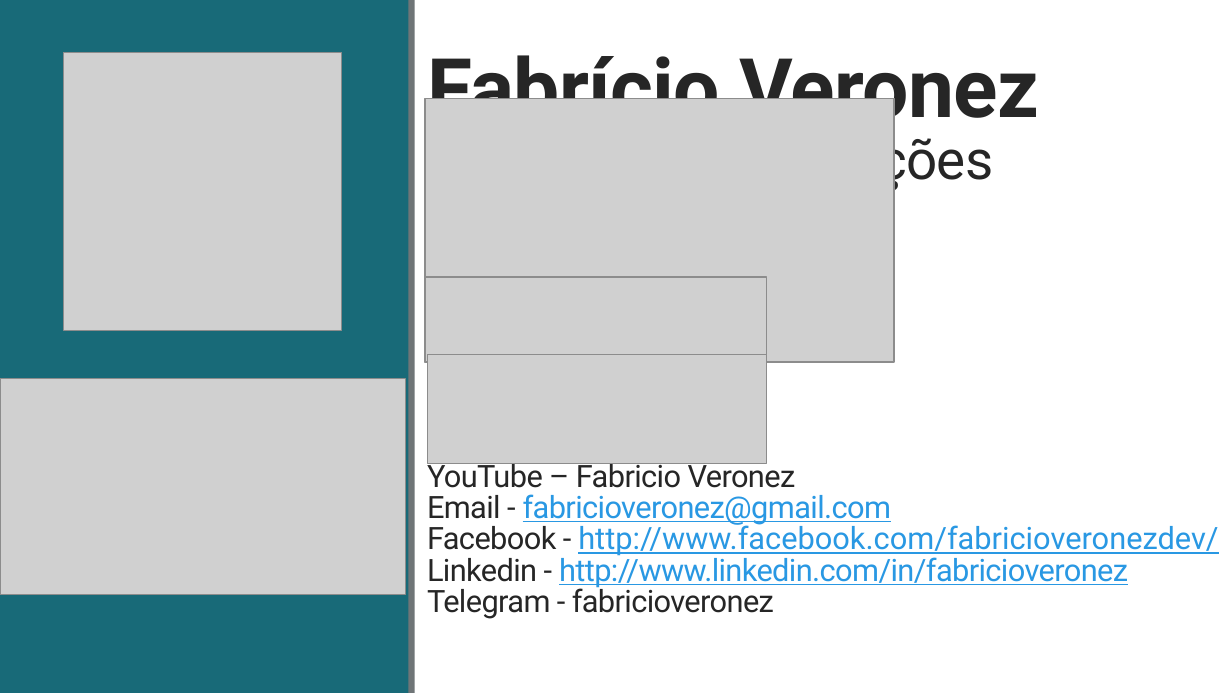
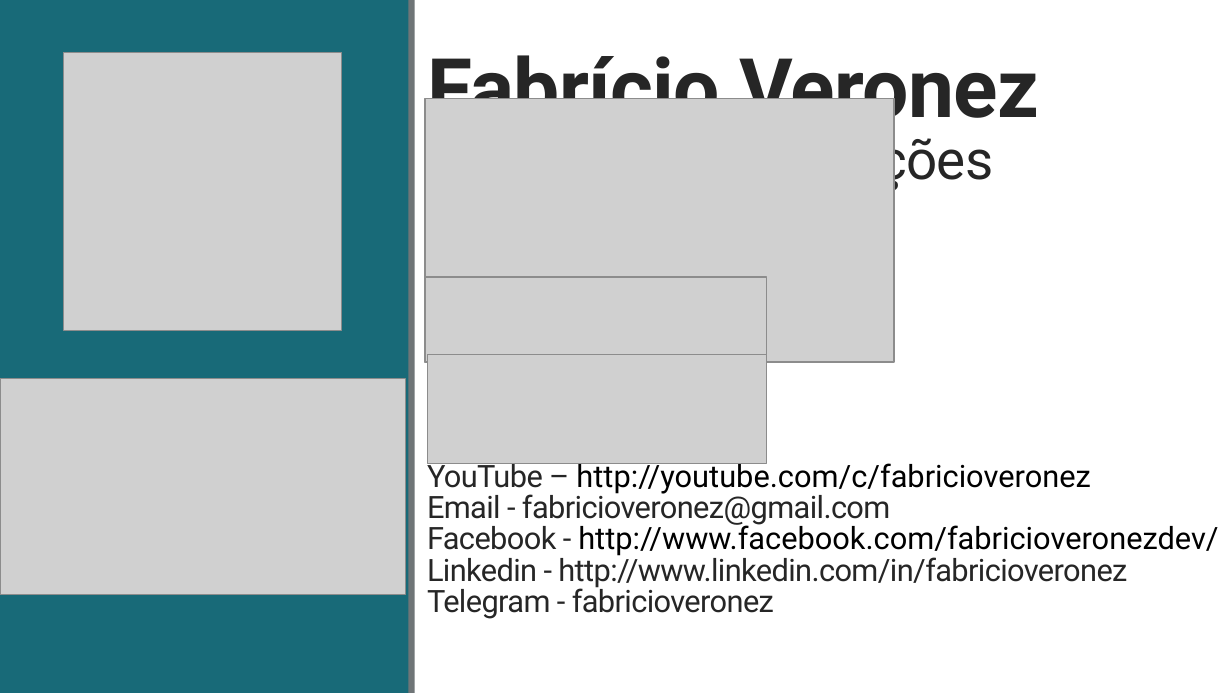
Before and after one commit to fabricioveronez/ApresentacaoPrometheus, a slide deck: slide 2 of docs/Prometheus.pptx. Drawn at 1232x693 pixels with LibreOffice and Linux fonts; fonts in the diff are those of the drawing; grey boxes stand for pictures. Boxes give left, top, right and bottom in pixels: in the first picture for what was removed or moved away, otherwise in the second. Text is boxed around its words. In the diff, an @@ line names an element or a change of style, - is before the commit and + after.

```diff
--- a/docs/Prometheus.pptx
+++ b/docs/Prometheus.pptx
@@ text at [427, 459, 1090, 495]: text changed; text colour #262626 to #000000 @@
-YouTube – Fabricio Veronez
+YouTube – http://youtube.com/c/fabricioveronez
@@ text at [427, 490, 1218, 589]: text colour #2998E3 to #262626 in "fabricioveronez@gmail.com", "http://www.linkedin.com/in/fabricioveronez"; underline off in "fabricioveronez@gmail.com", "http://www.facebook.com/fabricioveronezdev/", "http://www.linkedin.com/in/fabricioveronez"; text colour #2998E3 to #000000 in "http://www.facebook.com/fabricioveronezdev/" @@
```
Also in this commit, not shown: 6 slides added, 2 slides removed, 1 other file.
